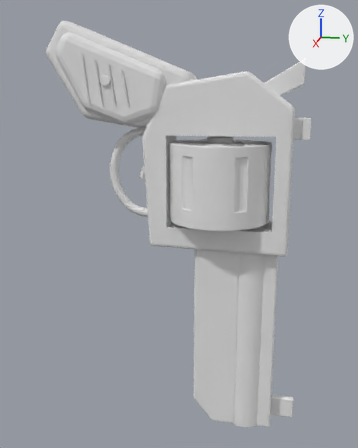
The Blender file assets/source/revolver.blend, before and after one commit.
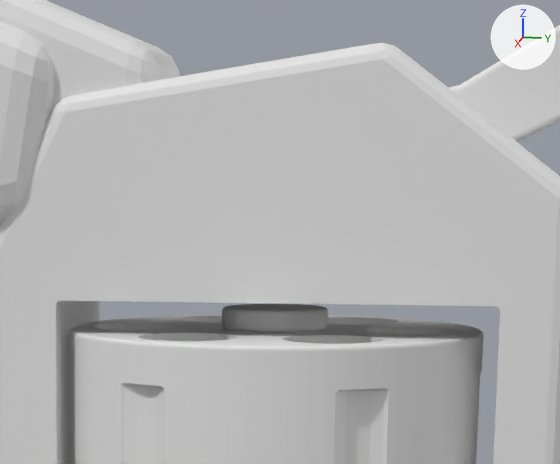
Each version is shown whole from a camera (50 mm lens) standing at (0.3821, 0.0154, 0.0448) and looking at (-0.0017, -0.0614, -0.0511), then close up on the part from 42% to 81% of the width and 14% to 39% of the height. Arrows for +X, +Y and +Z are at upper right; the lights stay in place. The older version's two pictures come first.

The first close-up shows 'Cylinder / six chamber rotor', 'Extractor hub', 'Frame', 'Grip steel backstrap', 'Hammer', 'Walnut grip'.
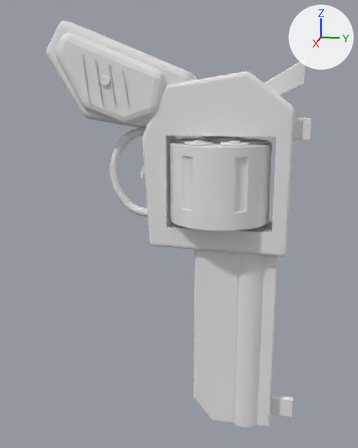
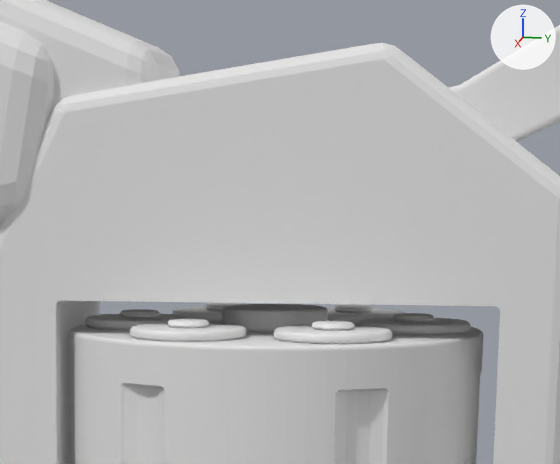
Commit message: Load the revolver's six chambers

The change, as a list of edits to the scene's bpy script:
```text
Add ob_chamber_primer_5:
    ob_chamber_primer_5 = bpy.data.objects.new('Chamber primer 5', me_cylinder_019)  # a 16-sided cylinder along z spanning x -0.0038..0.0038, y -0.0038..0.0038, z -0.0006..0.0006; in mat_recess___rubber_001 (white #e7e7e7); modifiers BEVEL
    ob_chamber_primer_5.location = (-0.0225, -0.016, 0.0174)
Add ob_chamber_rim_5:
    ob_chamber_rim_5 = bpy.data.objects.new('Chamber rim 5', me_cylinder_018)  # a 24-sided cylinder along z spanning x -0.0105..0.0105, y -0.0105..0.0105, z -0.0009..0.0009; in mat_brass_001 (white #e7e7e7); modifiers BEVEL
    ob_chamber_rim_5.location = (-0.0225, -0.016, 0.0159)
Add ob_chamber_primer_4:
    ob_chamber_primer_4 = bpy.data.objects.new('Chamber primer 4', me_cylinder_019.copy())  # modifiers BEVEL
    ob_chamber_primer_4.location = (-0.0225, -0.042, 0.0174)
Add ob_chamber_rim_4:
    ob_chamber_rim_4 = bpy.data.objects.new('Chamber rim 4', me_cylinder_018.copy())  # modifiers BEVEL
    ob_chamber_rim_4.location = (-0.0225, -0.042, 0.0159)
Add ob_chamber_primer_3:
    ob_chamber_primer_3 = bpy.data.objects.new('Chamber primer 3', me_cylinder_019.copy())  # modifiers BEVEL
    ob_chamber_primer_3.location = (0.0, -0.055, 0.0174)
Add ob_chamber_rim_3:
    ob_chamber_rim_3 = bpy.data.objects.new('Chamber rim 3', me_cylinder_018.copy())  # modifiers BEVEL
    ob_chamber_rim_3.location = (0.0, -0.055, 0.0159)
Add ob_chamber_primer_2:
    ob_chamber_primer_2 = bpy.data.objects.new('Chamber primer 2', me_cylinder_019.copy())  # modifiers BEVEL
    ob_chamber_primer_2.location = (0.0225, -0.042, 0.0174)
Add ob_chamber_rim_2:
    ob_chamber_rim_2 = bpy.data.objects.new('Chamber rim 2', me_cylinder_018.copy())  # modifiers BEVEL
    ob_chamber_rim_2.location = (0.0225, -0.042, 0.0159)
Add ob_chamber_primer_1:
    ob_chamber_primer_1 = bpy.data.objects.new('Chamber primer 1', me_cylinder_019.copy())  # modifiers BEVEL
    ob_chamber_primer_1.location = (0.0225, -0.016, 0.0174)
Add ob_chamber_rim_1:
    ob_chamber_rim_1 = bpy.data.objects.new('Chamber rim 1', me_cylinder_018.copy())  # modifiers BEVEL
    ob_chamber_rim_1.location = (0.0225, -0.016, 0.0159)
Add ob_chamber_primer_0:
    ob_chamber_primer_0 = bpy.data.objects.new('Chamber primer 0', me_cylinder_019.copy())  # modifiers BEVEL
    ob_chamber_primer_0.location = (0.0, -0.003, 0.0174)
Add ob_chamber_rim_0:
    ob_chamber_rim_0 = bpy.data.objects.new('Chamber rim 0', me_cylinder_018.copy())  # modifiers BEVEL
    ob_chamber_rim_0.location = (0.0, -0.003, 0.0159)
```

Pixel boxes (x1, y1, x2, y2) of what changed, in the close-ups (560 x 464 px):
'Chamber rim 1', added: after (274, 325, 392, 344)
'Chamber rim 2', added: after (130, 323, 246, 342)
'Chamber rim 0', added: after (357, 317, 470, 335)
'Chamber rim 3', added: after (85, 314, 194, 330)
'Chamber rim 5', added: after (327, 308, 404, 324)
'Chamber rim 4', added: after (172, 307, 222, 322)
'Chamber primer 1', added: after (312, 321, 354, 330)
'Chamber primer 2', added: after (168, 319, 209, 328)
'Chamber primer 0', added: after (393, 313, 434, 322)
'Chamber primer 3', added: after (120, 309, 159, 318)
'Chamber primer 5', added: after (334, 304, 372, 313)
'Chamber primer 4', added: after (205, 303, 241, 311)
